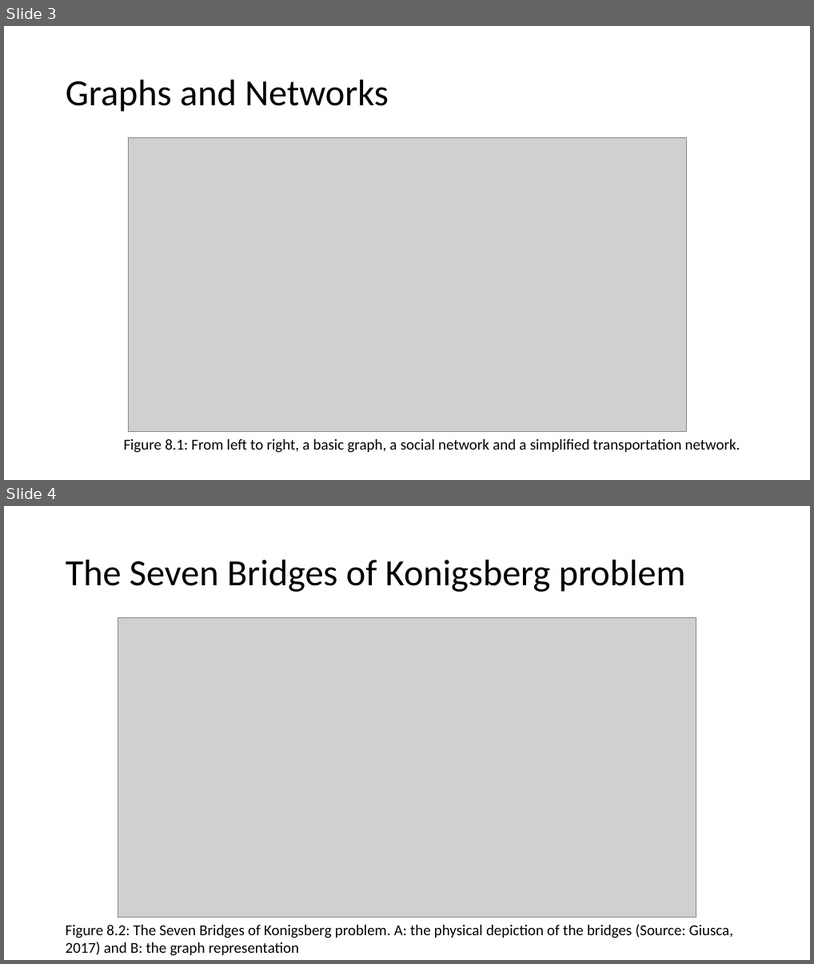
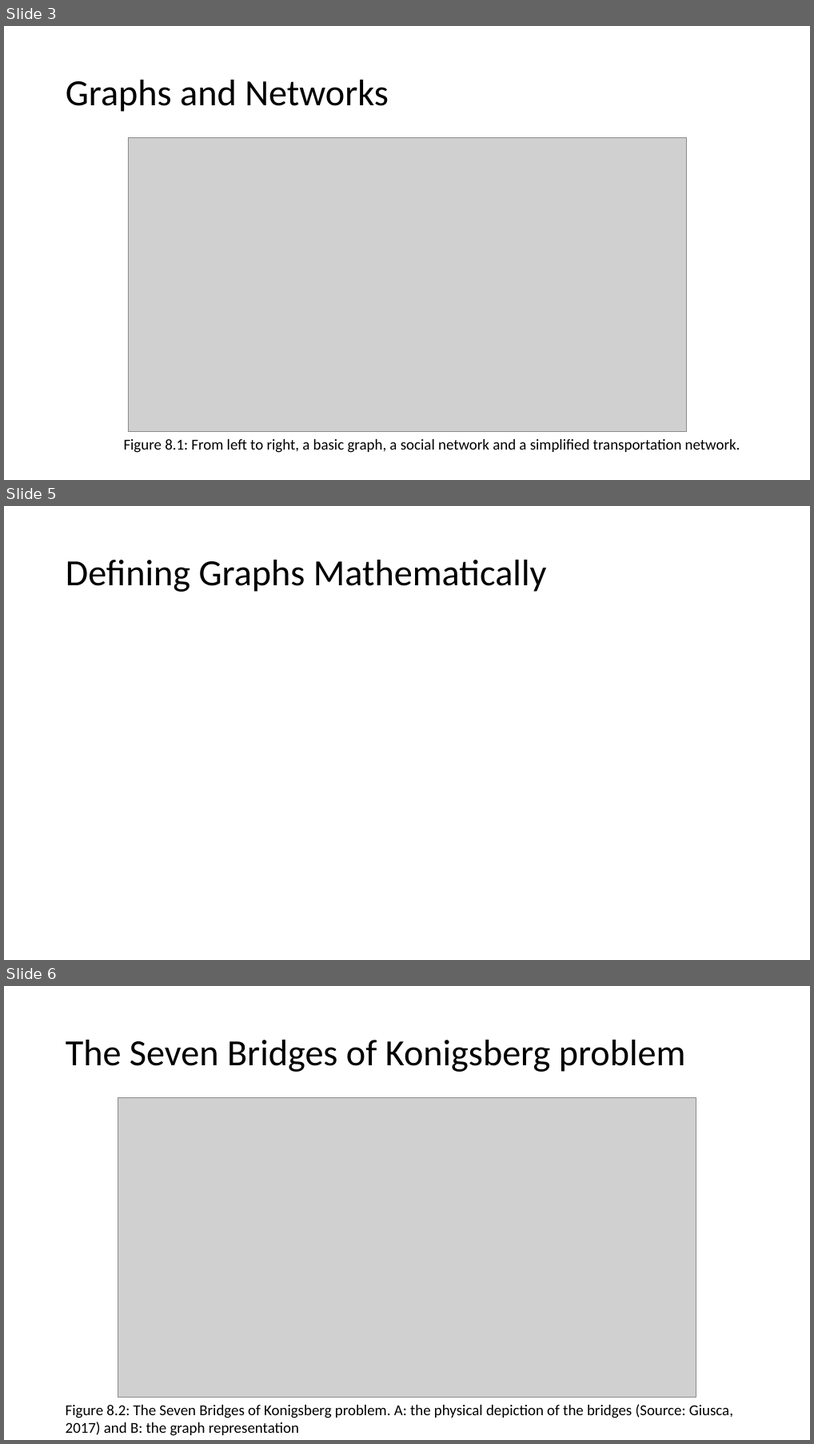
Before and after one commit to abmgis/abmgis, a slide deck: Chapter08-Networks/Chapter8.pptx. Shown one above the other, each under a label of ours: slides 3 and 4 before the commit, slides 3, 5 and 6 after it; the slides between them are not shown. The pictures are 814x964 and 814x1444 pixels, drawn with LibreOffice and Linux fonts; fonts in the diff are those of the drawing; grey boxes stand for pictures. Boxes give left, top, right and bottom in pixels: in the first picture for what was removed or moved away, otherwise in the second. Text is boxed around its words. In the diff, an @@ line names an element or a change of style, - is before the commit and + after.

```diff
--- a/Chapter08-Networks/Chapter8.pptx
+++ b/Chapter08-Networks/Chapter8.pptx
@@ slide 5 added at <box>4,506,810,960</box>, background #FFFFFF @@
@@ title added at <box>66,560,547,592</box>, 44 pt, text #000000 @@
+Defining Graphs Mathematically
@@ what was slide 4 is now slide 6 @@
```
Also in this commit, not shown: 1 slide changed, 8 other slides added, 3 other files.
